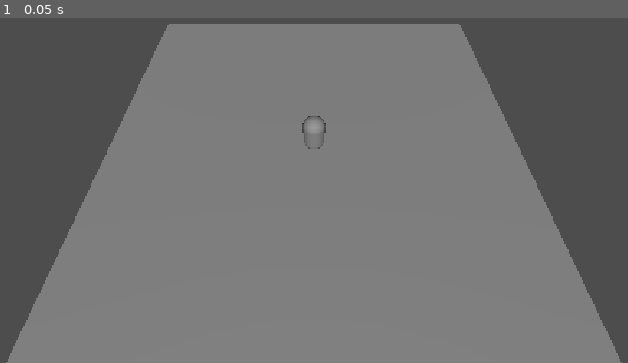
Above: before the commit, frame 1.
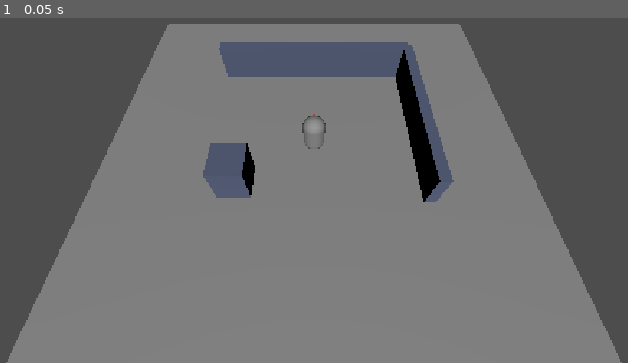
Above: after the commit, the same moment.

Repository: Tiago195/mbr
Game: Godot game, scene res://scenes/main.tscn
Same seed, same stepped clock (60 frames per second), same inputs: the game is played once before the commit and once after it.
Inputs:
- Up to frame 1 (0.05 s): no input

The runs differ from the first frame. In frame 1, 5.9% of the frame differs, in the area x 32-73%, y 6-54%.

Commit message:
Fases 1.2 e 1.3: obstáculos e câmera que segue
Três corpos estáticos sob `Walls` — uma parede longa a contornar, uma
lateral e um pilar. O `move_and_slide()` já existente faz o deslizamento
ao encostar, sem código novo.

Câmera passa a seguir o Player por `camera_rig.gd`, com suavização
exponencial em vez de lerp de peso fixo — esta forma é independente de
framerate, senão o "peso" só valeria para a máquina onde foi ajustado.
A câmera não é filha do Player de propósito: herdaria o `look_at` dele e
giraria junto, quebrando a vista isométrica travada.

Botão direito segurado passa a mover continuamente, como no LoL. Era uma
decisão em aberto; contornar obstáculo é justamente o gesto onde ela
aparece, então foi tomada agora.

Fase 1.4 (NavMesh) adiada — o roadmap já a marcava opcional.

Co-Authored-By: Claude Opus 5 <noreply@anthropic.com>

Diff:
--- a/scenes/main.tscn
+++ b/scenes/main.tscn
@@ -1,6 +1,7 @@
-[gd_scene load_steps=7 format=3]
+[gd_scene load_steps=16 format=3]
 
 [ext_resource type="Script" path="res://scripts/gameplay/player.gd" id="1_player"]
+[ext_resource type="Script" path="res://scripts/gameplay/camera_rig.gd" id="2_camera"]
 
 [sub_resource type="PlaneMesh" id="PlaneMesh_ground"]
 size = Vector2(20, 20)
@@ -14,6 +15,30 @@
 [sub_resource type="BoxMesh" id="BoxMesh_front"]
 size = Vector3(0.2, 0.2, 0.6)
 
+[sub_resource type="StandardMaterial3D" id="StandardMaterial3D_front"]
+albedo_color = Color(0.85, 0.25, 0.2, 1)
+
+[sub_resource type="StandardMaterial3D" id="StandardMaterial3D_wall"]
+albedo_color = Color(0.33, 0.37, 0.48, 1)
+
+[sub_resource type="BoxMesh" id="BoxMesh_wall_long"]
+size = Vector3(10, 2, 0.5)
+
+[sub_resource type="BoxShape3D" id="BoxShape3D_wall_long"]
+size = Vector3(10, 2, 0.5)
+
+[sub_resource type="BoxMesh" id="BoxMesh_wall_side"]
+size = Vector3(0.5, 2, 8)
+
+[sub_resource type="BoxShape3D" id="BoxShape3D_wall_side"]
+size = Vector3(0.5, 2, 8)
+
+[sub_resource type="BoxMesh" id="BoxMesh_pillar"]
+size = Vector3(1.5, 2, 1.5)
+
+[sub_resource type="BoxShape3D" id="BoxShape3D_pillar"]
+size = Vector3(1.5, 2, 1.5)
+
 [node name="Main" type="Node3D"]
 
 [node name="Ground" type="StaticBody3D" parent="."]
@@ -23,6 +48,38 @@
 
 [node name="CollisionShape3D" type="CollisionShape3D" parent="Ground"]
 shape = SubResource("WorldBoundaryShape3D_ground")
+
+[node name="Walls" type="Node3D" parent="."]
+
+[node name="WallNorth" type="StaticBody3D" parent="Walls"]
+transform = Transform3D(1, 0, 0, 0, 1, 0, 0, 0, 1, 0, 1, -5)
+
+[node name="MeshInstance3D" type="MeshInstance3D" parent="Walls/WallNorth"]
+material_override = SubResource("StandardMaterial3D_wall")
+mesh = SubResource("BoxMesh_wall_long")
+
+[node name="CollisionShape3D" type="CollisionShape3D" parent="Walls/WallNorth"]
+shape = SubResource("BoxShape3D_wall_long")
+
+[node name="WallEast" type="StaticBody3D" parent="Walls"]
+transform = Transform3D(1, 0, 0, 0, 1, 0, 0, 0, 1, 5, 1, -1)
+
+[node name="MeshInstance3D" type="MeshInstance3D" parent="Walls/WallEast"]
+material_override = SubResource("StandardMaterial3D_wall")
+mesh = SubResource("BoxMesh_wall_side")
+
+[node name="CollisionShape3D" type="CollisionShape3D" parent="Walls/WallEast"]
+shape = SubResource("BoxShape3D_wall_side")
+
+[node name="Pillar" type="StaticBody3D" parent="Walls"]
+transform = Transform3D(1, 0, 0, 0, 1, 0, 0, 0, 1, -3.5, 1, 2)
+
+[node name="MeshInstance3D" type="MeshInstance3D" parent="Walls/Pillar"]
+material_override = SubResource("StandardMaterial3D_wall")
+mesh = SubResource("BoxMesh_pillar")
+
+[node name="CollisionShape3D" type="CollisionShape3D" parent="Walls/Pillar"]
+shape = SubResource("BoxShape3D_pillar")
 
 [node name="Player" type="CharacterBody3D" parent="."]
 transform = Transform3D(1, 0, 0, 0, 1, 0, 0, 0, 1, 0, 1, 0)
@@ -36,10 +93,12 @@
 
 [node name="FrontMarker" type="MeshInstance3D" parent="Player"]
 transform = Transform3D(1, 0, 0, 0, 1, 0, 0, 0, 1, 0, 0, -0.7)
+material_override = SubResource("StandardMaterial3D_front")
 mesh = SubResource("BoxMesh_front")
 
 [node name="Camera3D" type="Camera3D" parent="."]
 transform = Transform3D(1, 0, 0, 0, 0.57357645, 0.81915206, 0, -0.81915206, 0.57357645, 0, 12, 8)
+script = ExtResource("2_camera")
 
 [node name="DirectionalLight3D" type="DirectionalLight3D" parent="."]
 transform = Transform3D(1, 0, 0, 0, 0.70710677, 0.70710677, 0, -0.70710677, 0.70710677, 0, 0, 0)
--- /dev/null
+++ b/scripts/gameplay/camera_rig.gd
@@ -0,0 +1,40 @@
+extends Camera3D
+
+## Câmera isométrica travada que segue o alvo — Fase 1.3.
+##
+## O ângulo NÃO acompanha a rotação do personagem: a vista é travada, como no
+## Royal Crown. A câmera só translada. Por isso ela não é filha do Player —
+## se fosse, herdaria o `look_at` dele e giraria junto.
+
+## Nó a seguir. Normalmente o Player.
+@export var target_path: NodePath = NodePath("../Player")
+
+## Deslocamento fixo em relação ao alvo. Define ângulo e distância da vista.
+## O Y e o Z têm que bater com a rotação da câmera na cena, senão o
+## enquadramento muda.
+@export var offset: Vector3 = Vector3(0, 11, 8)
+
+## Quanto maior, mais rápido a câmera alcança o alvo. 0 = não segue.
+@export var smoothing: float = 8.0
+
+var _target: Node3D
+
+func _ready() -> void:
+	_target = get_node_or_null(target_path) as Node3D
+	if _target == null:
+		push_warning("CameraRig sem alvo em '%s' — a câmera vai ficar parada." % target_path)
+		return
+	# Começa já enquadrado, senão o primeiro frame mostra a câmera deslizando
+	# da origem até o jogador.
+	global_position = _target.global_position + offset
+
+func _process(delta: float) -> void:
+	if _target == null:
+		return
+	var desired: Vector3 = _target.global_position + offset
+	# Suavização exponencial em vez de `lerp(a, b, 0.1)` direto: esta forma é
+	# independente de framerate. Com lerp de peso fixo, a câmera segue mais
+	# rápido a 144 fps do que a 60, e o "peso" vira uma configuração que só
+	# vale para a máquina onde foi ajustada.
+	var weight: float = 1.0 - exp(-smoothing * delta)
+	global_position = global_position.lerp(desired, weight)
--- a/scripts/gameplay/player.gd
+++ b/scripts/gameplay/player.gd
@@ -1,13 +1,17 @@
 extends CharacterBody3D
 
-## Movimento por clique no chão — Fase 1.1.
-## O clique vira um ponto do mundo por raycast contra um plano na altura do
-## personagem. A mesma conversão tela -> mundo será reusada pela mira de
-## habilidade na Fase 3.
+## Movimento por clique no chão — Fases 1.1 e 1.2.
 ##
 ## Botão DIREITO move, seguindo o esquema do League of Legends. O esquerdo
 ## fica reservado para seleção e UI. Ver decisão 7 em
 ## `docs/02-decisoes-tecnicas.md`.
+##
+## Clicar define um destino; manter pressionado faz o personagem perseguir o
+## cursor continuamente.
+##
+## O clique vira um ponto do mundo por raycast contra um plano na altura do
+## personagem. A mesma conversão tela -> mundo será reusada pela mira de
+## habilidade na Fase 3 — lá disparada por tecla, não por clique.
 
 @export var speed: float = 5.0
 @export var arrival_threshold: float = 0.2
@@ -18,22 +22,19 @@
 	target_position = global_position
 
 func _unhandled_input(event: InputEvent) -> void:
+	# O clique isolado é tratado aqui, e não só pelo estado do botão em
+	# `_physics_process`, para que um clique muito curto — mais rápido que um
+	# tick de física — não se perca.
 	if event is InputEventMouseButton \
 			and event.is_pressed() \
 			and event.button_index == MOUSE_BUTTON_RIGHT:
-		var camera: Camera3D = get_viewport().get_camera_3d()
-		if camera == null:
-			return
-		var ray_origin: Vector3 = camera.project_ray_origin(event.position)
-		var ray_dir: Vector3 = camera.project_ray_normal(event.position)
-		var ground := Plane(Vector3.UP, global_position.y)
-		var hit: Variant = ground.intersects_ray(ray_origin, ray_dir)
-		# `is Vector3` e não `if hit:` — Vector3.ZERO avalia como falso, e um
-		# clique na origem do mundo seria silenciosamente ignorado.
-		if hit is Vector3:
-			target_position = hit
+		_aim_at_screen_point(event.position)
 
 func _physics_process(_delta: float) -> void:
+	# Botão segurado: o destino acompanha o cursor a cada tick.
+	if Input.is_mouse_button_pressed(MOUSE_BUTTON_RIGHT):
+		_aim_at_screen_point(get_viewport().get_mouse_position())
+
 	var to_target: Vector3 = target_position - global_position
 	to_target.y = 0.0
 	if to_target.length() > arrival_threshold:
@@ -42,3 +43,19 @@
 	else:
 		velocity = Vector3.ZERO
 	move_and_slide()
+
+## Converte um ponto da tela no ponto correspondente do chão e o adota como
+## destino. Ignora silenciosamente cliques que não cruzam o plano — acontece
+## quando se mira acima da linha do horizonte.
+func _aim_at_screen_point(screen_point: Vector2) -> void:
+	var camera: Camera3D = get_viewport().get_camera_3d()
+	if camera == null:
+		return
+	var ray_origin: Vector3 = camera.project_ray_origin(screen_point)
+	var ray_dir: Vector3 = camera.project_ray_normal(screen_point)
+	var ground := Plane(Vector3.UP, global_position.y)
+	var hit: Variant = ground.intersects_ray(ray_origin, ray_dir)
+	# `is Vector3` e não `if hit:` — Vector3.ZERO avalia como falso, e um
+	# clique na origem do mundo seria silenciosamente ignorado.
+	if hit is Vector3:
+		target_position = hit
Not shown, changed: CLAUDE.md
Not shown, changed: docs/02-decisoes-tecnicas.md
Not shown, changed: docs/04-roadmap.md
